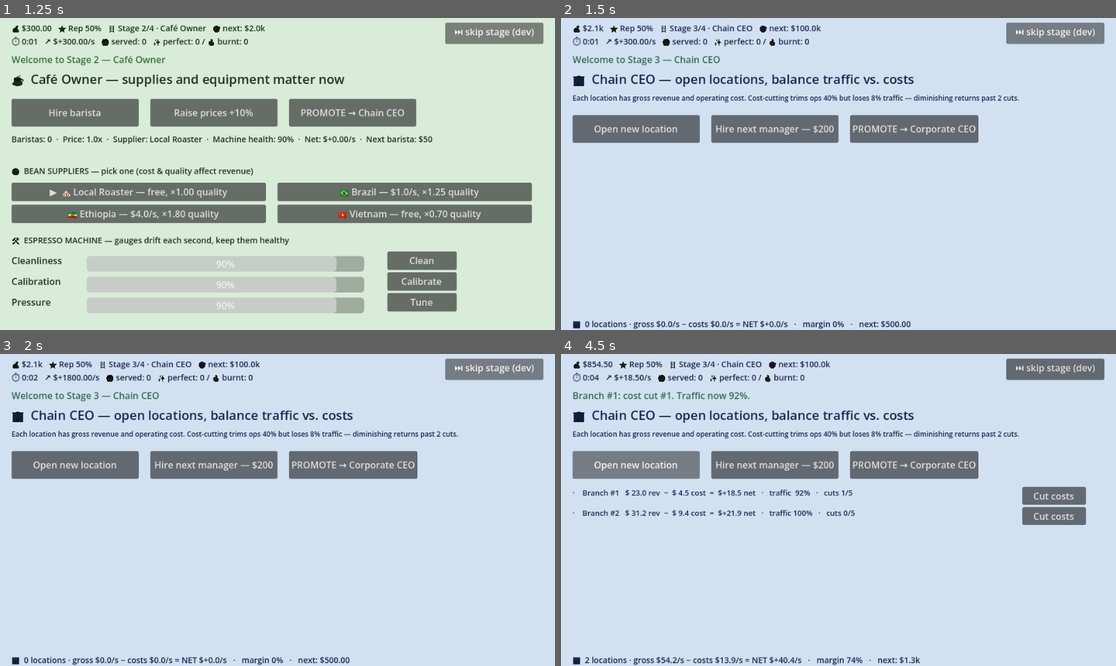
Above: before the commit, frames 1-4 (two rows, left to right).
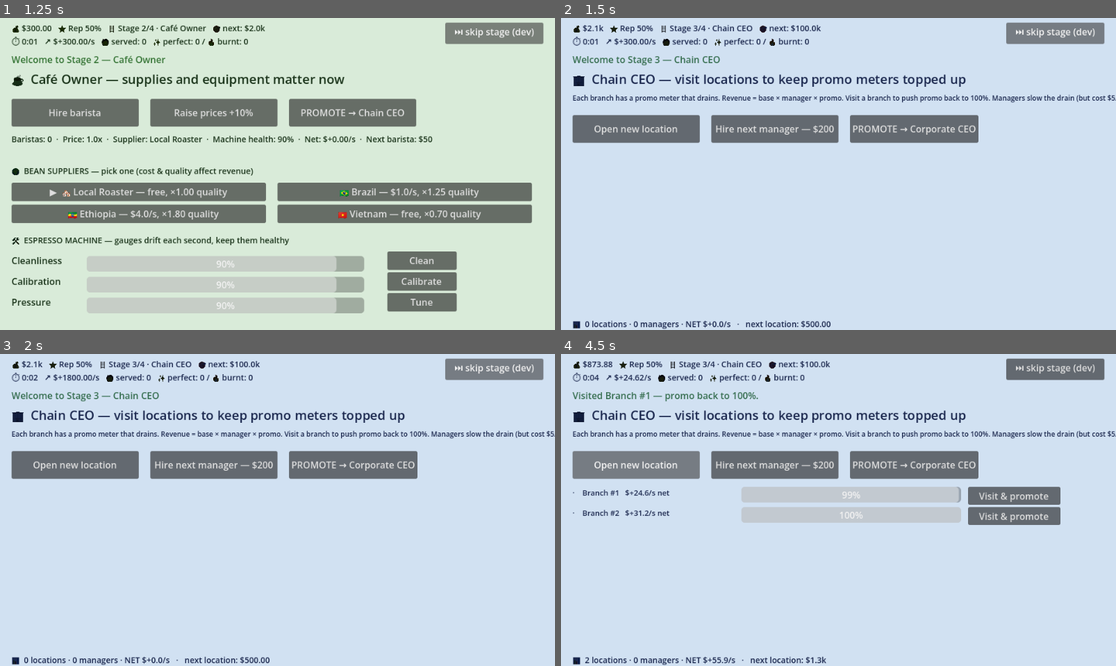
Above: after the commit, the same moments.

Repository: Bommelcode/marchyparchy
Game: Godot game, scene res://scenes/main.tscn
The game is run twice, just before and just after one commit, with the same random seed, the same clock (stepped at 60 frames per second) and the same inputs.
Inputs (mouse positions are in pixels of both pictures, inside the frame that each line leads up to):
- Up to frame 1 (1.25 s): click "⏭ skip stage (dev)" at 0.5 s
- Up to frame 2 (1.5 s): click "⏭ skip stage (dev)" at 1.25 s
- Up to frame 3 (2 s): no input
- Up to frame 4 (4.5 s): click "Open new location" at 2 s; click (1054, 494) at 2.75 s, where only the run before the commit has a clickable "Cut costs"; click (1016, 494) at 3.5 s, where only the run after the commit has a clickable "Visit & promote"; click "Open new location" at 4.25 s

Frame 1 is identical in both runs. In frame 2, 2.5% of the frame differs, in the area x 5-100%, y 18-100%; in frame 3, 2.5%; in frame 4, 9.1%, in the area x 2-100%, y 2-100%.

Commit message:
Replace cost-cutting at Chain stage with draining promo meters
Each branch now has a promo meter (0..1) that drains 1.5%/s without a
manager, 0.8%/s with one. Revenue = base * manager_mult * promo, so
revenue scales linearly with the meter. Click 'Visit & promote' to
refill to 100%.

Manager now has an ongoing salary ($5/s) instead of being a one-time
upgrade — managers earn back their cost via doubled revenue and slower
drain, but only on locations with enough base revenue.

Removed the cost-cutting mechanic: per the user, it wasn't fun. The
new model puts pressure on attention (which branch needs you most) and
chain size (more locations = more visits to keep up with).

Diff:
--- a/scripts/main.gd
+++ b/scripts/main.gd
@@ -51,6 +51,9 @@
 
 # --- stage 3 (chain) ---
 var locations: Array[Dictionary] = []
+const PROMO_DRAIN_BASE: float = 0.015     # per second, no manager
+const PROMO_DRAIN_MANAGED: float = 0.008  # per second, with manager
+const MANAGER_SALARY: float = 5.0         # $/sec ongoing
 
 # --- stage 4 (corporate) ---
 var stock_price: float = 100.0
@@ -622,10 +625,10 @@
 #  STAGE 3 — Chain CEO
 # ============================================================
 func _setup_stage_3() -> void:
-	_stage_title("🏢  Chain CEO — open locations, balance traffic vs. costs")
+	_stage_title("🏢  Chain CEO — visit locations to keep promo meters topped up")
 
 	var blurb: Label = Label.new()
-	blurb.text = "Each location has gross revenue and operating cost. Cost-cutting trims ops 40% but loses 8% traffic — diminishing returns past 2 cuts."
+	blurb.text = "Each branch has a promo meter that drains. Revenue = base × manager × promo. Visit a branch to push promo back to 100%. Managers slow the drain (but cost $5/s)."
 	blurb.position = Vector2(20, 40)
 	blurb.size = Vector2(920, 28)
 	blurb.modulate = STAGE_FG[3]
@@ -665,7 +668,7 @@
 		"name": "Branch #%d" % (locations.size() + 1),
 		"base_revenue": base_rev,
 		"manager": false,
-		"cuts": 0,
+		"promotion": 1.0,
 	})
 	_refresh_stage_3_ui()
 	_refresh_hud()
@@ -685,44 +688,34 @@
 	_notify("All locations have managers.")
 
 
-func _cut_location_costs(idx: int) -> void:
+func _visit_location(idx: int) -> void:
 	if idx < 0 or idx >= locations.size():
 		return
 	var loc: Dictionary = locations[idx]
-	var cuts: int = int(loc.get("cuts", 0))
-	if cuts >= 5:
-		_notify("Already cut to the bone — can't squeeze more from %s." % String(loc.get("name", "?")))
-		return
-	loc["cuts"] = cuts + 1
-	var traffic_pct: int = int(pow(0.92, float(cuts + 1)) * 100.0)
-	_notify("%s: cost cut #%d. Traffic now %d%%." % [String(loc.get("name", "?")), cuts + 1, traffic_pct])
+	loc["promotion"] = 1.0
+	_notify("Visited %s — promo back to 100%%." % String(loc.get("name", "?")))
 	_refresh_stage_3_ui()
 	_refresh_hud()
 
 
-func _location_revenue(loc: Dictionary) -> float:
+func _location_gross_revenue(loc: Dictionary) -> float:
 	var base: float = float(loc.get("base_revenue", 0.0))
 	var mgr_mult: float = 2.0 if bool(loc.get("manager", false)) else 1.0
-	var traffic: float = pow(0.92, float(loc.get("cuts", 0)))
-	return base * mgr_mult * traffic
-
-
-func _location_cost(loc: Dictionary) -> float:
-	var base: float = float(loc.get("base_revenue", 0.0))
-	var mgr_mult: float = 1.5 if bool(loc.get("manager", false)) else 1.0
-	var ops_mult: float = pow(0.60, float(loc.get("cuts", 0)))
-	return base * 0.30 * mgr_mult * ops_mult
+	var promo: float = float(loc.get("promotion", 0.0))
+	return base * mgr_mult * promo
+
+
+func _location_net_revenue(loc: Dictionary) -> float:
+	var gross: float = _location_gross_revenue(loc)
+	var mgr_cost: float = MANAGER_SALARY if bool(loc.get("manager", false)) else 0.0
+	return gross - mgr_cost
 
 
 func _format_location_row(loc: Dictionary) -> String:
-	var rev: float = _location_revenue(loc)
-	var cost: float = _location_cost(loc)
-	var net: float = rev - cost
-	var traffic: int = int(pow(0.92, float(loc.get("cuts", 0))) * 100.0)
+	var net: float = _location_net_revenue(loc)
 	var mgr_str: String = "👔" if bool(loc.get("manager", false)) else "·  "
-	var cuts: int = int(loc.get("cuts", 0))
-	return "%s  %s   $%5.1f rev  −  $%4.1f cost  =  $%+5.1f net   ·   traffic %3d%%   ·   cuts %d/5" % [
-		mgr_str, String(loc.get("name", "?")), rev, cost, net, traffic, cuts,
+	return "%s  %s   $%+5.1f/s net" % [
+		mgr_str, String(loc.get("name", "?")), net,
 	]
 
 
@@ -730,21 +723,32 @@
 	if s3_list == null:
 		return
 	var row: HBoxContainer = HBoxContainer.new()
-	row.add_theme_constant_override("separation", 8)
+	row.add_theme_constant_override("separation", 12)
+
 	var info: Label = Label.new()
-	info.size = Vector2(770, 28)
-	info.custom_minimum_size = Vector2(770, 28)
+	info.size = Vector2(280, 28)
+	info.custom_minimum_size = Vector2(280, 28)
 	info.modulate = STAGE_FG[3]
 	info.add_theme_font_size_override("font_size", 13)
 	row.add_child(info)
-	var cut_btn: Button = Button.new()
-	cut_btn.text = "Cut costs"
-	cut_btn.size = Vector2(110, 26)
-	cut_btn.custom_minimum_size = Vector2(110, 26)
-	cut_btn.pressed.connect(_cut_location_costs.bind(idx))
-	row.add_child(cut_btn)
+
+	var bar: ProgressBar = ProgressBar.new()
+	bar.size = Vector2(380, 24)
+	bar.custom_minimum_size = Vector2(380, 24)
+	bar.min_value = 0.0
+	bar.max_value = 1.0
+	bar.show_percentage = true
+	row.add_child(bar)
+
+	var visit_btn: Button = Button.new()
+	visit_btn.text = "Visit & promote"
+	visit_btn.size = Vector2(160, 26)
+	visit_btn.custom_minimum_size = Vector2(160, 26)
+	visit_btn.pressed.connect(_visit_location.bind(idx))
+	row.add_child(visit_btn)
+
 	s3_list.add_child(row)
-	s3_rows.append({"info": info, "cut": cut_btn})
+	s3_rows.append({"info": info, "promo": bar, "visit": visit_btn})
 
 
 func _refresh_stage_3_ui() -> void:
@@ -754,20 +758,19 @@
 		if i >= s3_rows.size():
 			continue
 		var row: Dictionary = s3_rows[i]
-		(row["info"] as Label).text = _format_location_row(locations[i])
+		var loc: Dictionary = locations[i]
+		(row["info"] as Label).text = _format_location_row(loc)
+		(row["promo"] as ProgressBar).value = float(loc.get("promotion", 0.0))
 	if s3_status != null:
-		var total_rev: float = 0.0
-		var total_cost: float = 0.0
+		var total_net: float = 0.0
+		var mgrs: int = 0
 		for loc in locations:
-			total_rev += _location_revenue(loc)
-			total_cost += _location_cost(loc)
-		var net: float = total_rev - total_cost
-		var margin: int = 0
-		if total_rev > 0.0:
-			margin = int(net / total_rev * 100.0)
+			total_net += _location_net_revenue(loc)
+			if bool(loc.get("manager", false)):
+				mgrs += 1
 		var next_cost: float = 500.0 * pow(1.6, float(locations.size()))
-		s3_status.text = "📊  %d locations · gross $%.1f/s − costs $%.1f/s = NET $%+.1f/s   ·   margin %d%%   ·   next: $%s" % [
-			locations.size(), total_rev, total_cost, net, margin, _fmt_money(next_cost),
+		s3_status.text = "📊  %d locations · %d managers · NET $%+.1f/s   ·   next location: $%s" % [
+			locations.size(), mgrs, total_net, _fmt_money(next_cost),
 		]
 
 
@@ -996,12 +999,13 @@
 			money += _stage_2_revenue_per_sec()
 			_refresh_stage_2_ui()
 		3:
-			var total_rev: float = 0.0
-			var total_cost: float = 0.0
+			var total_net: float = 0.0
 			for loc in locations:
-				total_rev += _location_revenue(loc)
-				total_cost += _location_cost(loc)
-			money += total_rev - total_cost
+				var managed: bool = bool(loc.get("manager", false))
+				var drain: float = PROMO_DRAIN_MANAGED if managed else PROMO_DRAIN_BASE
+				loc["promotion"] = clampf(float(loc.get("promotion", 0.0)) - drain, 0.0, 1.0)
+				total_net += _location_net_revenue(loc)
+			money += total_net
 			_refresh_stage_3_ui()
 		4:
 			if strike_seconds > 0:
Not shown, changed: README.md
